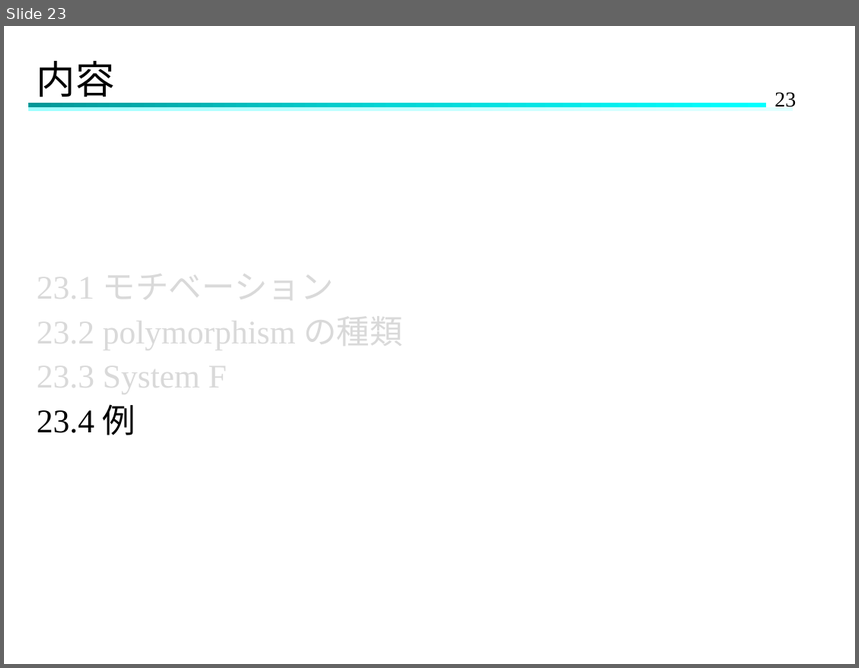
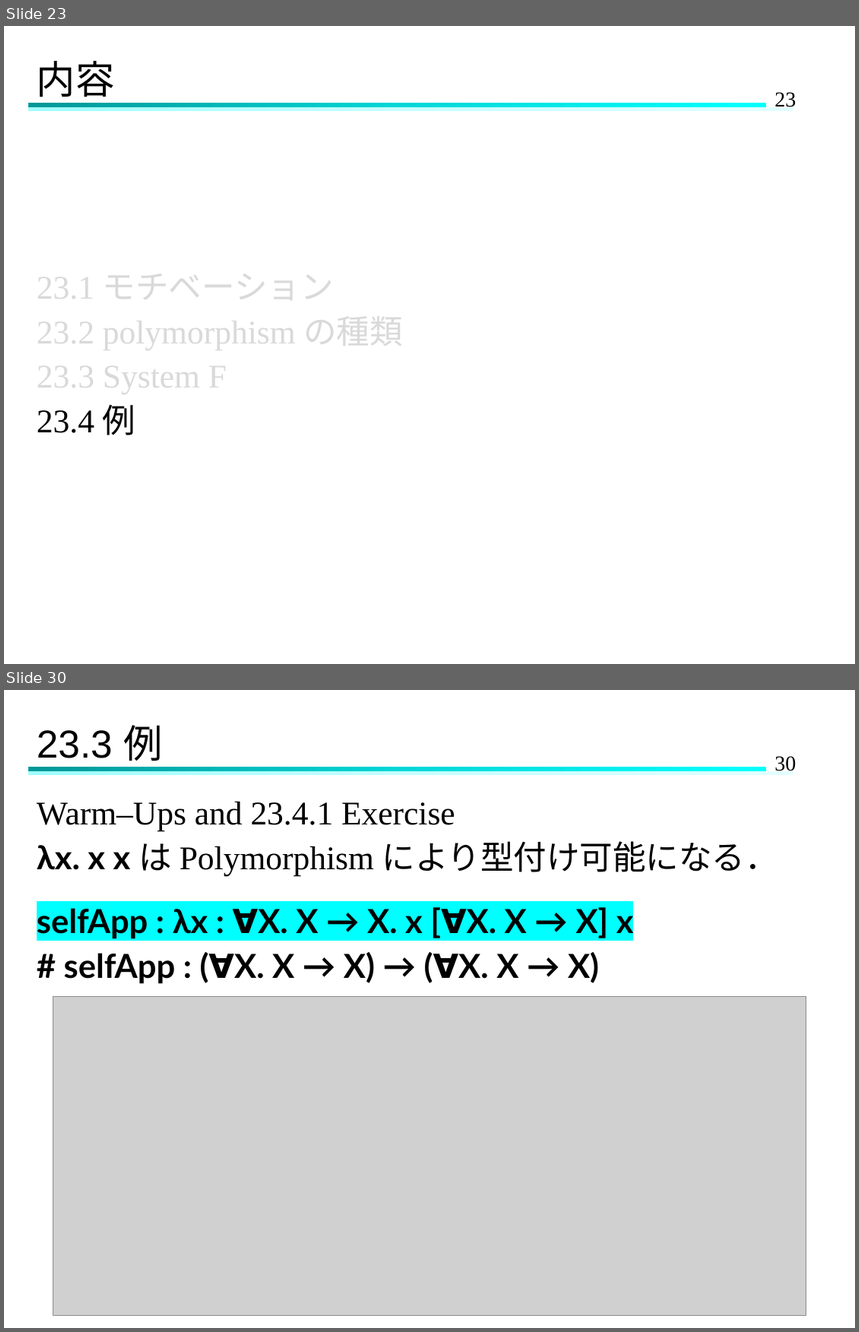
Before and after one commit to Hinata-Mikami/HinataMikami, a slide deck: 研究室関連/TAPL/TAPL-23.pptx. Shown one above the other, each under a label of ours: slide 23 before the commit, slides 23 and 30 after it; the slides between them are not shown. The pictures are 859x668 and 859x1332 pixels, drawn with LibreOffice and Linux fonts; fonts in the diff are those of the drawing; grey boxes stand for pictures. Boxes give left, top, right and bottom in pixels: in the first picture for what was removed or moved away, otherwise in the second. Text is boxed around its words. In the diff, an @@ line names an element or a change of style, - is before the commit and + after.

```diff
--- a/研究室関連/TAPL/TAPL-23.pptx
+++ b/研究室関連/TAPL/TAPL-23.pptx
@@ slide 30 added at box(4, 690, 855, 1328), background #FFFFFF; not listed: 3 template elements that a slide beside it also shows @@
@@ title added at box(37, 725, 162, 768), 33 pt, text #000000 @@
+23.3 例
@@ text added at box(37, 801, 778, 984), 28 pt, text #000000, bold @@
+Warm–Ups and 23.4.1 Exercise
+λx. x x は Polymorphism により型付け可能になる．
+selfApp : λx : ∀X. X → X. x [∀X. X → X] x
+# selfApp : (∀X. X → X) → (∀X. X → X)
@@ picture added at box(53, 996, 807, 1315) @@
```
Also in this commit, not shown: 4 slides changed, 15 other slides added.
